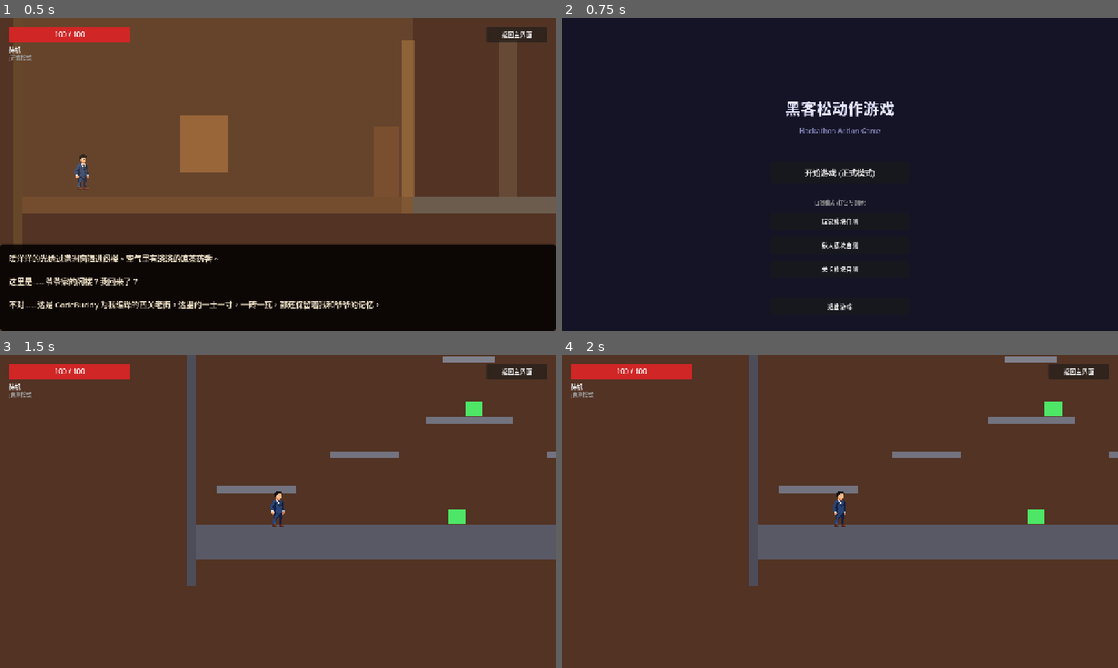
Above: before the commit, frames 1-4 (two rows, left to right).
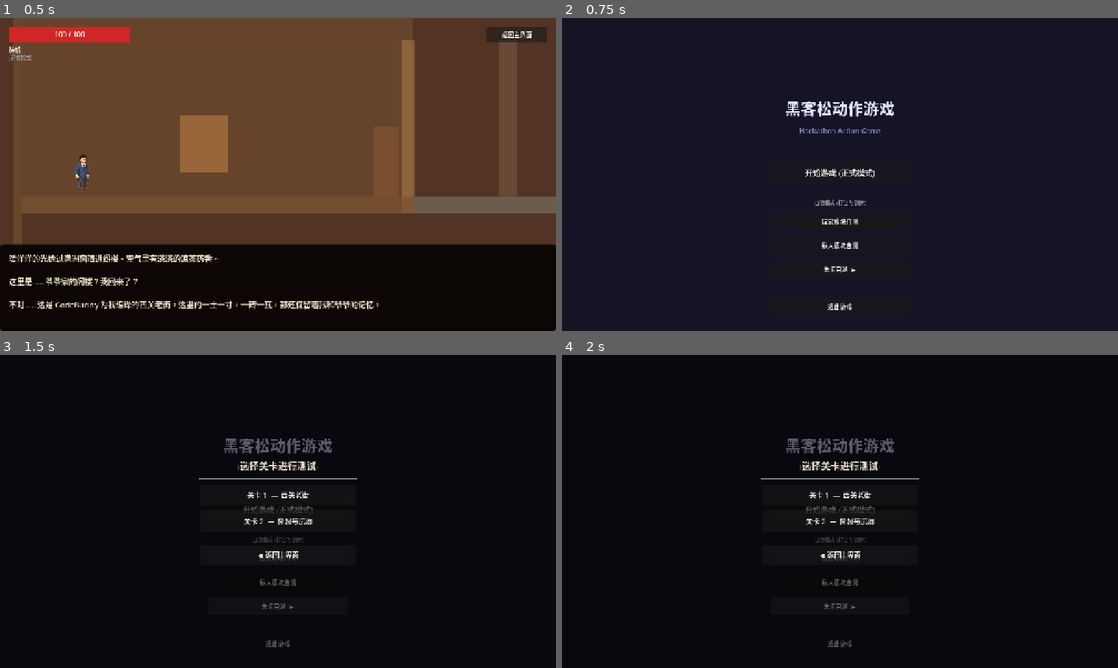
Above: after the commit, the same moments.

Repository: szshs/copyWorms
Game: Godot game, scene res://LevelModule/Formal/Level_02.tscn
The game is run twice, just before and just after one commit, with the same random seed, the same clock (stepped at 60 frames per second) and the same inputs. This scene is started directly instead of the project's main scene.
Inputs (mouse positions are in pixels of both pictures, inside the frame that each line leads up to):
- Up to frame 1 (0.5 s): no input
- Up to frame 2 (0.75 s): click "返回主界面" at 0.5 s
- Up to frame 3 (1.5 s): click (278, 605) at 1.25 s, where only the run before the commit has a clickable "关卡模块自测"
- Up to frame 4 (2 s): no input

Frame 1 is identical in both runs. In frame 2, less than 0.1% of the frame differs, in the area x 46-54%, y 79-82%; in frame 3, 100%, in the area x 0-100%, y 0-100%; in frame 4, 100%.

Commit message:
feat: 关卡布局调整 + 关卡自测直选 + 关卡级技能限制 + 面板闪烁修复
关卡布局:
- 老街走廊长度扩展至2倍(900-5900), 断崖缩至1/3, 总宽6700px
- 相机limit/敌人出生点/触发器/阴影刷新范围同步调整

关卡自测直选(TitleScreen):
- '关卡自测'按钮改为弹出关卡选择面板, 列出关卡1/2, 点击直达测试
- 修复面板闪烁: 遮罩层gui_input仅响应左键点击(过滤motion事件)
- 修复同帧穿透: _panel_just_opened防抖标志, 打开后等一帧再允许关闭

关卡级技能限制(不修改PlayerBase核心):
- Level_01: 禁用攻击(can_attack=false), _enforce_level_restrictions每帧守卫
- Level_02: 禁用二段跳(can_double_jump=false), _enforce_level_restrictions每帧守卫

Diff:
--- a/DataConfig/Level/Level02Config.tres
+++ b/DataConfig/Level/Level02Config.tres
@@ -9,7 +9,7 @@
 bgm_resource = null
 bg_color = Color(0.32, 0.2, 0.14, 1)
 camera_limit_left = -50
-camera_limit_right = 4800
+camera_limit_right = 6700
 camera_limit_top = -500
 camera_limit_bottom = 1200
 spawn_point = Vector2(140, 550)
--- a/DataConfig/Level/Level02Data.tres
+++ b/DataConfig/Level/Level02Data.tres
@@ -20,13 +20,13 @@
 每天黄昏，爷爷就坐在这里摇着葵扇，给街坊们讲古。我蹲在旁边数着石板路上的蚂蚁。
 
 藤椅还在轻轻摇晃，好像他刚刚才离开。"
-street_enemy_spawn_points = Array[Vector2]([Vector2(1500, 540), Vector2(2100, 540), Vector2(2800, 540)])
+street_enemy_spawn_points = Array[Vector2]([Vector2(1500, 540), Vector2(2800, 540), Vector2(4500, 540)])
 cliff_first_sight_text = "老街在这里断裂了。
 
 对岸是爷爷的凉茶铺，炉火还亮着，一个熟悉的剪影在柜台后忙碌着。
 
 『爷爷——！』我喊出声，可声音掉进了深渊里。这道裂缝……跳不过去。但我必须过去。"
-cliff_safe_spawn = Vector2(3340, 550)
+cliff_safe_spawn = Vector2(5840, 550)
 interference_fall_threshold = 1
 dream_phone_echo_sender = "来自：妈妈"
 dream_phone_echo_text = "阿明，医生说你爷爷在今天凌晨走了……
--- a/LevelModule/Formal/Level_01.gd
+++ b/LevelModule/Formal/Level_01.gd
@@ -266,8 +266,18 @@
 	if not player: return
 	player.can_jump = true
 	player.can_dash = true
-	player.can_attack = true
+	# 关卡1设计约束：禁用攻击（本关无敌人，无需攻击；按键也不会触发）
+	# 在关卡模块内拦截，不修改 PlayerBase 核心代码
+	player.can_attack = false
 	player.can_skill = true
+
+## 关卡级技能限制守卫：每帧强制维持 can_attack=false
+## 防止任何外部路径（如未来新增的状态恢复）意外重新启用被禁技能
+func _enforce_level_restrictions() -> void:
+	var player = GameManager.player_ref
+	if not player or not is_instance_valid(player): return
+	if player.can_attack:
+		player.can_attack = false
 
 func _freeze_player(freeze: bool) -> void:
 	var player = GameManager.player_ref
@@ -377,6 +387,8 @@
 
 func _process(delta: float) -> void:
 	if _interact_cooldown > 0.0: _interact_cooldown -= delta
+	# 关卡级技能限制守卫：确保被禁技能不会被任何外部路径意外恢复
+	_enforce_level_restrictions()
 	# IDE 预览 8 秒超时（玩家在 SubViewport 中超过 8 秒无崩溃/出界则强制终止）
 	if current_state == LevelState.IDE_PREVIEW:
 		_ide_preview_timer += delta
--- a/LevelModule/Formal/Level_02.gd
+++ b/LevelModule/Formal/Level_02.gd
@@ -325,7 +325,18 @@
 	player.can_dash = true
 	player.can_attack = true
 	player.can_skill = true
+	# 关卡2设计约束：禁用二段跳（梦境规则限制；坠落循环是核心机制，二段跳可绕过深渊）
+	# 在关卡模块内拦截，不修改 PlayerBase 核心代码
+	player.can_double_jump = false
 	player.runtime_move_speed_multiplier = 1.0
+
+## 关卡级技能限制守卫：每帧强制维持 can_double_jump=false
+## 防止任何外部路径意外重新启用被禁技能
+func _enforce_level_restrictions() -> void:
+	var player = GameManager.player_ref
+	if not player or not is_instance_valid(player): return
+	if player.can_double_jump:
+		player.can_double_jump = false
 
 ## 干扰期"沉重化": 禁跳/禁冲刺/禁技能/移速降低（保留攻击表达围攻压力）
 func _apply_interference_restrictions() -> void:
@@ -451,6 +462,9 @@
 	if _interact_cooldown > 0.0:
 		_interact_cooldown -= delta
 
+	# 关卡级技能限制守卫：确保被禁技能不会被任何外部路径意外恢复
+	_enforce_level_restrictions()
+
 	_poll_interactives_in_range()
 
 	# 长按 Tab 睁眼（仅干扰/睁眼状态轮询; 转场/重置/叙事期间不累计）
@@ -701,7 +715,7 @@
 
 	var player = GameManager.player_ref
 	if player and is_instance_valid(player):
-		var spawn_pos = _cliff_safe_spawn.position if _cliff_safe_spawn else Vector2(3340, 550)
+		var spawn_pos = _cliff_safe_spawn.position if _cliff_safe_spawn else Vector2(5840, 550)
 		player.global_position = spawn_pos
 		player.velocity = Vector2.ZERO
 
@@ -787,7 +801,7 @@
 		return
 	# 在玩家两侧 400-600px 随机刷新, clamp 在老街/断崖范围
 	var side = 1.0 if randf() > 0.5 else -1.0
-	var spawn_x = clampf(player.global_position.x + side * randf_range(400.0, 600.0), 980.0, 3380.0)
+	var spawn_x = clampf(player.global_position.x + side * randf_range(400.0, 600.0), 980.0, 5880.0)
 	var config = load("res://DataConfig/Enemy/ShadowConfig.tres") as EnemyConfig
 	var shadow = _spawn_enemy_with_config(_enemy_slime_scene, Vector2(spawn_x, 540), config)
 	if shadow:
--- a/LevelModule/Formal/Level_02_SceneBuilder.gd
+++ b/LevelModule/Formal/Level_02_SceneBuilder.gd
@@ -1,7 +1,7 @@
 # ============================================================
 # Level_02_SceneBuilder.gd - 关卡2场景构建器
 # 单场景双空间容器架构:
-#   DreamWorldRoot  — 梦境: 阁楼(0-900) / 老街(900-3400) / 断崖(3400-4800)
+#   DreamWorldRoot  — 梦境: 阁楼(0-900) / 老街(900-5900) / 断崖(5900-6370)
 #   RealityRoomRoot — 现实房间: 复用关卡1布局参数（宽1920, 地面Y=620), 初始隐藏
 # 另构建: 交互物 / 触发器 / 出生点 / CanvasLayerUI
 # 只创建节点并写入主控字段，不处理流程
@@ -24,7 +24,7 @@
 	_build_canvas_ui()
 
 # ============================================================
-# 梦境世界（4800px 宽）
+# 梦境世界（6700px 宽）
 # ============================================================
 
 func _build_dream_world() -> void:
@@ -48,10 +48,10 @@
 	attic_glow.position = Vector2(0, 0)
 	dream.add_child(attic_glow)
 
-	# ---- B 老街 (900-3400) ----
-	dream.add_child(level._create_static_body("StreetGround", Vector2(2150, 620), Vector2(2500, 40), Color(0.42, 0.36, 0.3)))
-	# 骑楼背景柱（装饰，无碰撞）
-	for i in range(5):
+	# ---- B 老街 (900-5900, 2x 延伸) ----
+	dream.add_child(level._create_static_body("StreetGround", Vector2(3400, 620), Vector2(5000, 40), Color(0.42, 0.36, 0.3)))
+	# 骑楼背景柱（装饰，无碰撞）— 保持 450px 间距，数量翻倍维持密度
+	for i in range(11):
 		var pillar = ColorRect.new()
 		pillar.name = "ArcadePillar_%d" % i
 		pillar.color = Color(0.5, 0.4, 0.3, 0.45)
@@ -59,43 +59,43 @@
 		pillar.position = Vector2(1100 + i * 450, 240)
 		dream.add_child(pillar)
 
-	# ---- C 断崖 (3400-4800) ----
-	# 左岸平台（3400-3450 截止）
-	dream.add_child(level._create_static_body("CliffLeftGround", Vector2(3420, 660), Vector2(140, 120), Color(0.35, 0.3, 0.26)))
-	# 对岸视觉平台（不可达，无碰撞，纯背景）
+	# ---- C 断崖 (5900-6370, 1/3 缩窄) ----
+	# 左岸平台（5900-5960 截止，不变）
+	dream.add_child(level._create_static_body("CliffLeftGround", Vector2(5920, 660), Vector2(140, 120), Color(0.35, 0.3, 0.26)))
+	# 对岸视觉平台（不可达，无碰撞，纯背景）— 深渊缩至 1/3，对岸拉近
 	var far_shore = ColorRect.new()
 	far_shore.name = "FarShoreVisual"
 	far_shore.color = Color(0.4, 0.32, 0.26, 0.85)
 	far_shore.size = Vector2(300, 140)
-	far_shore.position = Vector2(4500, 600)
+	far_shore.position = Vector2(6327, 600)
 	dream.add_child(far_shore)
 	# 对岸凉茶铺剪影（装饰）
 	var tea_shop = ColorRect.new()
 	tea_shop.name = "TeaShopSilhouette"
 	tea_shop.color = Color(0.3, 0.22, 0.15, 0.9)
 	tea_shop.size = Vector2(180, 160)
-	tea_shop.position = Vector2(4560, 440)
+	tea_shop.position = Vector2(6387, 440)
 	dream.add_child(tea_shop)
 	# 凉茶铺暖光
 	var shop_glow = ColorRect.new()
 	shop_glow.name = "TeaShopGlow"
 	shop_glow.color = Color(1.0, 0.7, 0.3, 0.35)
 	shop_glow.size = Vector2(60, 50)
-	shop_glow.position = Vector2(4620, 520)
+	shop_glow.position = Vector2(6447, 520)
 	dream.add_child(shop_glow)
 	# 爷爷剪影
 	var grandpa = ColorRect.new()
 	grandpa.name = "GrandpaSilhouette"
 	grandpa.color = Color(0.12, 0.1, 0.08, 0.95)
 	grandpa.size = Vector2(36, 70)
-	grandpa.position = Vector2(4640, 530)
+	grandpa.position = Vector2(6467, 530)
 	dream.add_child(grandpa)
-	# 深渊视觉（黑色渐变区域，无碰撞）
+	# 深渊视觉（黑色渐变区域，无碰撞）— 宽度 1010→337
 	var abyss = ColorRect.new()
 	abyss.name = "AbyssVisual"
 	abyss.color = Color(0.02, 0.02, 0.05, 0.92)
-	abyss.size = Vector2(1010, 400)
-	abyss.position = Vector2(3490, 680)
+	abyss.size = Vector2(337, 400)
+	abyss.position = Vector2(5990, 680)
 	dream.add_child(abyss)
 
 # ============================================================
@@ -163,7 +163,7 @@
 	container.add_child(level._attic_door_node)
 
 	# 3. 旧藤椅（老街，带物理阻挡的低矮障碍）
-	level._rattan_chair_node = level._create_interactive("RattanChair", "rattan_chair", Vector2(1900, 575), Vector2(80, 50))
+	level._rattan_chair_node = level._create_interactive("RattanChair", "rattan_chair", Vector2(2200, 575), Vector2(80, 50))
 	var chair_indicator = level._rattan_chair_node.get_node_or_null("Indicator")
 	if chair_indicator:
 		chair_indicator.color = Color(0.6, 0.45, 0.25, 0.5)
@@ -206,12 +206,12 @@
 	level._street_entry_trigger.body_entered.connect(level._on_street_entry_body_entered)
 
 	# 2. 断崖接近触发（一次性: 进入 DREAM_CLIFF_LOOP + 首见独白）
-	level._cliff_approach_trigger = _create_trigger_zone("CliffApproachTrigger", Vector2(3300, 460), Vector2(80, 360))
+	level._cliff_approach_trigger = _create_trigger_zone("CliffApproachTrigger", Vector2(5800, 460), Vector2(80, 360))
 	container.add_child(level._cliff_approach_trigger)
 	level._cliff_approach_trigger.body_entered.connect(level._on_cliff_approach_body_entered)
 
 	# 3. 坠落深渊触发（可重复: 黑屏重置）
-	level._fall_pit_trigger = _create_trigger_zone("FallPitTrigger", Vector2(4000, 810), Vector2(1100, 260))
+	level._fall_pit_trigger = _create_trigger_zone("FallPitTrigger", Vector2(6157, 810), Vector2(367, 260))
 	container.add_child(level._fall_pit_trigger)
 	level._fall_pit_trigger.body_entered.connect(level._on_fall_pit_body_entered)
 
--- a/UI/TitleScreen.gd
+++ b/UI/TitleScreen.gd
@@ -1,8 +1,19 @@
 # ============================================================
 # TitleScreen.gd - 开始游戏界面
 # 所有 UI 用代码构建，确保按钮事件可靠触发
+# "关卡自测"按钮 → 弹出关卡选择子面板，点击即直达对应关卡测试
 # ============================================================
 extends Control
+
+# ---- 关卡选择子面板引用 ----
+var _level_select_panel: Control = null
+var _panel_just_opened: bool = false  # 防抖：打开后同帧内忽略遮罩关闭
+
+# 可用关卡列表（显示名 → 场景路径），后续新增关卡只需在此追加
+const LEVEL_LIST: Array[Dictionary] = [
+	{ "name": "关卡 1  —  西关老街", "path": "res://LevelModule/Formal/Level_01.tscn" },
+	{ "name": "关卡 2  —  撕裂与沉溺", "path": "res://LevelModule/Formal/Level_02.tscn" },
+]
 
 func _ready() -> void:
 	print("[TitleScreen] 标题画面加载")
@@ -17,9 +28,9 @@
 	bg.mouse_filter = Control.MOUSE_FILTER_IGNORE
 	add_child(bg)
 
-	# 垂直布局容器
+	# 垂直布局容器（主菜单）
 	var vbox = VBoxContainer.new()
-	vbox.name = "VBoxContainer"
+	vbox.name = "MainMenuVBox"
 	vbox.set_anchors_preset(Control.PRESET_CENTER)
 	vbox.position = Vector2(-160, -180)
 	vbox.size = Vector2(320, 360)
@@ -49,8 +60,7 @@
 	vbox.add_child(_make_spacer(30))
 
 	# 开始游戏按钮
-	var btn_start = _make_button("开始游戏 (正式模式)", 50, 18, _on_start_game)
-	vbox.add_child(btn_start)
+	vbox.add_child(_make_button("开始游戏 (正式模式)", 50, 18, _on_start_game))
 
 	# 分隔线
 	var sep = HSeparator.new()
@@ -66,16 +76,125 @@
 	test_label.mouse_filter = Control.MOUSE_FILTER_IGNORE
 	vbox.add_child(test_label)
 
-	# 自测按钮
+	# 自测按钮（关卡自测改为弹出选择面板）
 	vbox.add_child(_make_button("玩家模块自测", 40, 14, _on_test_player))
 	vbox.add_child(_make_button("敌人模块自测", 40, 14, _on_test_enemy))
-	vbox.add_child(_make_button("关卡模块自测", 40, 14, _on_test_level))
+	vbox.add_child(_make_button("关卡自测  ▶", 40, 14, _on_open_level_select))
 
 	# 间隔
 	vbox.add_child(_make_spacer(15))
 
 	# 退出按钮
 	vbox.add_child(_make_button("退出游戏", 40, 14, _on_quit))
+
+	# ---- 关卡选择子面板（初始隐藏，覆盖在主菜单之上） ----
+	_build_level_select_panel()
+
+# ============================================================
+# 关卡选择子面板
+# ============================================================
+
+func _build_level_select_panel() -> void:
+	var panel = Control.new()
+	panel.name = "LevelSelectPanel"
+	panel.set_anchors_preset(Control.PRESET_FULL_RECT)
+	panel.mouse_filter = Control.MOUSE_FILTER_IGNORE
+	panel.visible = false
+
+	# 半透明遮罩（仅左键点击关闭；motion/释放事件不过滤会导致面板一闪即逝）
+	var overlay = ColorRect.new()
+	overlay.name = "DimOverlay"
+	overlay.color = Color(0, 0, 0, 0.6)
+	overlay.set_anchors_preset(Control.PRESET_FULL_RECT)
+	overlay.mouse_filter = Control.MOUSE_FILTER_STOP
+	overlay.gui_input.connect(_on_overlay_input)
+	panel.add_child(overlay)
+
+	# 居中面板容器
+	var center = CenterContainer.new()
+	center.name = "CenterContainer"
+	center.set_anchors_preset(Control.PRESET_FULL_RECT)
+	center.mouse_filter = Control.MOUSE_FILTER_IGNORE
+	panel.add_child(center)
+
+	var box = VBoxContainer.new()
+	box.name = "LevelSelectVBox"
+	box.add_theme_constant_override("separation", 12)
+	box.mouse_filter = Control.MOUSE_FILTER_STOP
+	center.add_child(box)
+
+	# 标题
+	var header = Label.new()
+	header.text = "选择关卡进行测试"
+	header.horizontal_alignment = HORIZONTAL_ALIGNMENT_CENTER
+	header.add_theme_font_size_override("font_size", 22)
+	header.add_theme_color_override("font_color", Color(0.9, 0.85, 0.75))
+	header.mouse_filter = Control.MOUSE_FILTER_IGNORE
+	box.add_child(header)
+
+	# 分隔线
+	var sep = HSeparator.new()
+	sep.mouse_filter = Control.MOUSE_FILTER_IGNORE
+	box.add_child(sep)
+
+	# 各关卡按钮
+	for i in range(LEVEL_LIST.size()):
+		var info = LEVEL_LIST[i]
+		var btn = Button.new()
+		btn.name = "LevelBtn_%d" % i
+		btn.text = info.name
+		btn.custom_minimum_size = Vector2(360, 48)
+		btn.add_theme_font_size_override("font_size", 16)
+		var path = info.path  # 闭包捕获
+		btn.pressed.connect(func(): _on_select_level(path))
+		box.add_child(btn)
+
+	# 间隔
+	box.add_child(_make_spacer(8))
+
+	# 返回按钮
+	var back_btn = Button.new()
+	back_btn.name = "BackButton"
+	back_btn.text = "◀  返回主界面"
+	back_btn.custom_minimum_size = Vector2(360, 44)
+	back_btn.add_theme_font_size_override("font_size", 15)
+	back_btn.pressed.connect(_close_level_select)
+	box.add_child(back_btn)
+
+	add_child(panel)
+	_level_select_panel = panel
+
+func _on_open_level_select() -> void:
+	if _level_select_panel:
+		_panel_just_opened = true
+		_level_select_panel.visible = true
+		# 防抖：打开后等一帧再允许遮罩关闭，避免同帧鼠标释放事件穿透导致一闪即逝
+		await get_tree().process_frame
+		_panel_just_opened = false
+	print("[TitleScreen] 关卡选择面板已打开")
+
+func _close_level_select() -> void:
+	if _panel_just_opened:
+		return
+	if _level_select_panel:
+		_level_select_panel.visible = false
+	print("[TitleScreen] 关卡选择面板已关闭")
+
+## 遮罩层输入处理：仅响应左键按下事件（过滤 motion/释放，否则鼠标移动就关闭面板）
+func _on_overlay_input(event: InputEvent) -> void:
+	if _panel_just_opened:
+		return
+	if event is InputEventMouseButton and event.pressed and event.button_index == MOUSE_BUTTON_LEFT:
+		_close_level_select()
+
+func _on_select_level(level_path: String) -> void:
+	print("[TitleScreen] >>> 关卡自测: %s <<<" % level_path)
+	GameManager.run_mode = GlobalDefine.RunMode.SELF_TEST
+	get_tree().change_scene_to_file(level_path)
+
+# ============================================================
+# 通用工具
+# ============================================================
 
 func _make_spacer(height: int) -> Control:
 	var c = Control.new()
@@ -111,8 +230,3 @@
 	print("[TitleScreen] >>> 敌人自测按钮被点击 <<<")
 	GameManager.run_mode = GlobalDefine.RunMode.SELF_TEST
 	get_tree().change_scene_to_file("res://EnemyModule/SelfTest/EnemyTest.tscn")
-
-func _on_test_level() -> void:
-	print("[TitleScreen] >>> 关卡自测按钮被点击 <<<")
-	GameManager.run_mode = GlobalDefine.RunMode.SELF_TEST
-	get_tree().change_scene_to_file("res://LevelModule/SelfTest/LevelTest.tscn")
